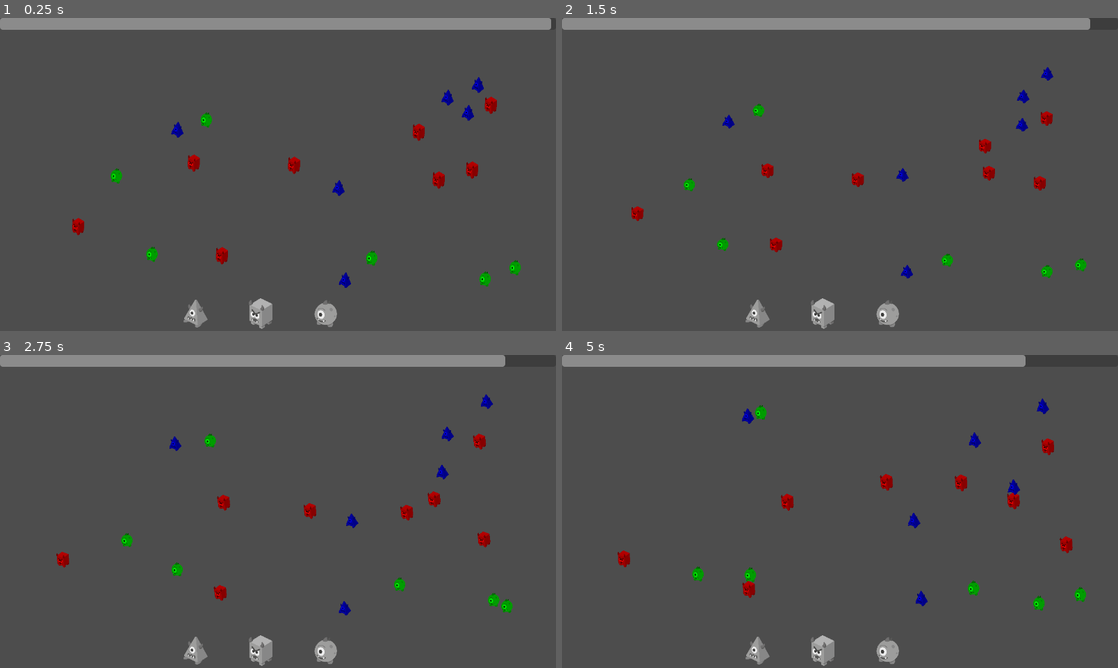
Above: before the commit, frames 1-4 (two rows, left to right).
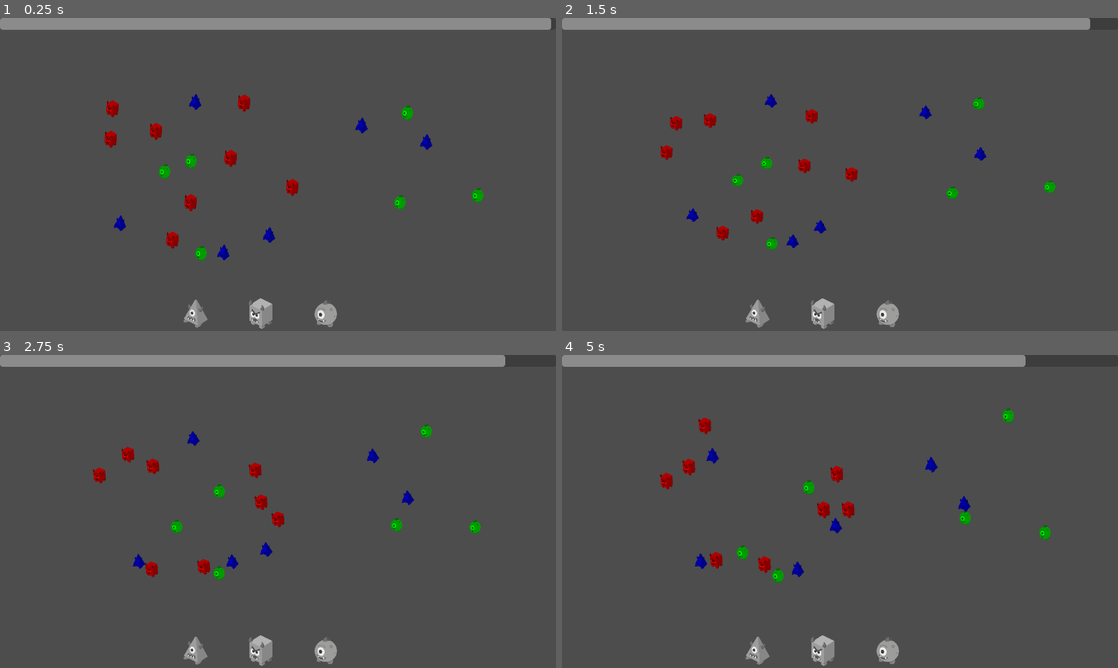
Above: after the commit, the same moments.

Repository: Hunter-Soft/Prototipo-MonstrosSA
Game: Godot game, scene res://Scenes/Level01Test.tscn
Two runs of this game, one before a commit and one after it. Both use one fixed random seed, a clock stepped at 60 frames per second and the inputs below.
Inputs (mouse positions are in pixels of both pictures, inside the frame that each line leads up to):
- Up to frame 1 (0.25 s): no input
- Up to frame 2 (1.5 s): drag from (1051, 105) to (767, 121) at 0.52 s; drag from (762, 115) to (1051, 115) at 1.27 s
- Up to frame 3 (2.75 s): move the mouse to (517, 602) at 2.02 s; click (517, 602) at 2.17 s
- Up to frame 4 (5 s): drag from (1045, 539) to (1040, 442) at 2.77 s; drag from (634, 549) to (767, 426) at 3.52 s; drag from (751, 567) to (762, 417) at 4.27 s

The runs differ from the first frame. In frame 1, 3.0% of the frame differs, in the area x 13-94%, y 18-87%; in frame 2, 2.6%; in frame 3, 2.9%; in frame 4, 3.1%, in the area x 10-95%, y 13-82%.
Error before the commit: Trying to assign value of type 'monsterController.gd' to a variable of type 'deliveryZone.gd'. (res://Scenes/draggingManager.gd:67)

Commit message:
V0.151: Adição de variedade nos status dos bixos

Diff:
--- a/tavis_4_project/Objects/Prefabs/monster1.tscn
+++ b/tavis_4_project/Objects/Prefabs/monster1.tscn
@@ -39,6 +39,7 @@
 animation_resource = SubResource("Resource_68lvm")
 action_cooldown = 1.0
 distance_to_travel = 50.0
+offset_amount = 0.3
 
 [node name="CollisionShape2D" type="CollisionShape2D" parent="." unique_id=768028066]
 position = Vector2(0, 5)
--- a/tavis_4_project/Objects/Prefabs/monsterController.gd
+++ b/tavis_4_project/Objects/Prefabs/monsterController.gd
@@ -17,6 +17,7 @@
 @export var action_cooldown: float = 2.0
 @export var distance_to_travel: float = 10
 @export var speed: float = 1
+@export var offset_amount: float = 0.1
 
 var walking: bool = false
 #var move_direction: Vector2
@@ -36,6 +37,8 @@
 
 # Called when the node enters the scene tree for the first time.
 func _ready() -> void:
+	randomizeStats()
+
 	var sprite := $feet_pivot/AnimatedSprite2D
 
 	sprite.material = sprite.material.duplicate()
@@ -74,6 +77,9 @@
 	idleState(delta)
 
 	#ac
+
+func randomizeStats() -> void:
+	action_cooldown += randf_range(-offset_amount, offset_amount)
 
 func idleState(delta):
 	time += delta
--- a/tavis_4_project/Scenes/Level01Test.tscn
+++ b/tavis_4_project/Scenes/Level01Test.tscn
@@ -56,7 +56,7 @@
 polygon = PackedVector2Array(89, 108.89339, 87, 532, 89, 1053.7363, 1362, 1040.8716, 1369, 925.089, 1369, 91.74042, 1307, 113.181625, 175, 113.181625, 179, 198.94649, 1302, 194.65825, 1300, 925.089, 205, 920.8008, 173, 113.181625)
 
 [node name="Marker2D" type="Marker2D" parent="." unique_id=356942909]
-position = Vector2(114, 110)
+position = Vector2(182, 152)
 
 [node name="Marker2D2" type="Marker2D" parent="." unique_id=1497452437]
-position = Vector2(1183, 577)
+position = Vector2(1138, 519)
--- a/tavis_4_project/Scenes/draggingManager.gd
+++ b/tavis_4_project/Scenes/draggingManager.gd
@@ -41,9 +41,9 @@
 			if current_monster:
 				order_manager.selectMonster(current_monster)
 			#print("current_monster.name")
-		else:
-			if current_monster:
-				endDrag()
+		#else:
+			#if current_monster:
+				#endDrag()
 			#holding_monster = false
 
 func startDrag(monster: Node2D) -> void:
--- a/tavis_4_project/Scripts/timer.gd
+++ b/tavis_4_project/Scripts/timer.gd
@@ -9,8 +9,8 @@
 
 var current_time := 30.0:
 	set(value):
-		current_time = value
-		clamp(current_time, 0, max_time)
+		current_time = clamp(value, 0, max_time)
+
 
 func _process(delta):
 	current_time -= delta * damage_per_tick
Not shown: 1 places in tavis_4_project/Scenes/Level01Test.tscn that only renumber resources
